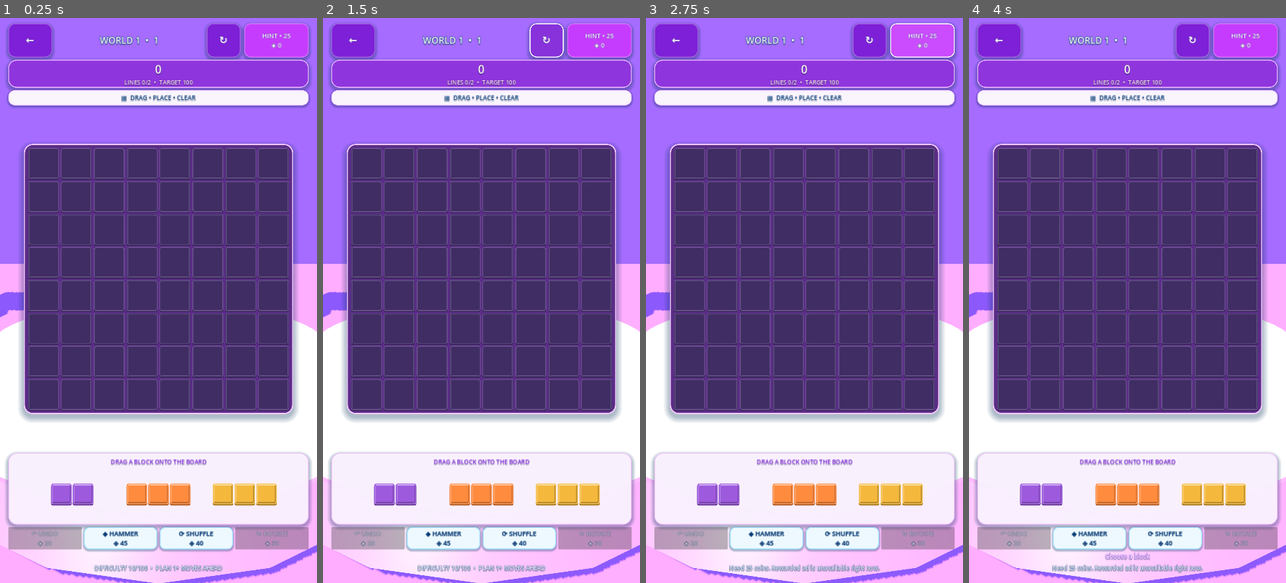
Above: before the commit, frames 1-4 (left to right).
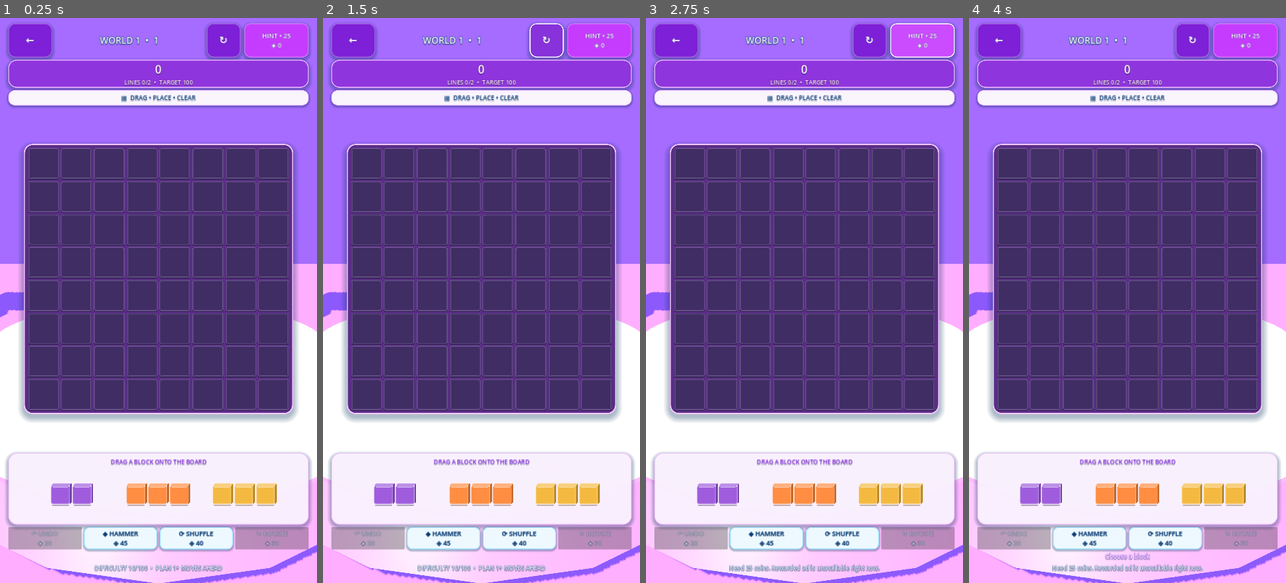
Above: after the commit, the same moments.

Repository: eghosa001/unjam
Game: Godot game, scene res://scenes/BlockPuzzle.tscn
Two runs of this game, one before a commit and one after it. Both use one fixed random seed, a clock stepped at 60 frames per second and the inputs below. This scene is started directly instead of the project's main scene.
Inputs (mouse positions are in pixels of both pictures, inside the frame that each line leads up to):
- Up to frame 1 (0.25 s): no input
- Up to frame 2 (1.5 s): click "←" at 0.5 s; click "↻" at 1.25 s
- Up to frame 3 (2.75 s): click "HINT • 25 ◈ 0" at 2 s
- Up to frame 4 (4 s): click (1013, 164) at 2.77 s; click (1045, 164) at 3.52 s

The runs differ from the first frame. In frame 1, 0.7% of the frame differs, in the area x 16-88%, y 82-87%; in frame 2, 0.7%; in frame 3, 0.7%; in frame 4, 0.7%.

Commit message:
Fix duplicate Block Puzzle tray brick rendering

Diff:
--- a/scripts/ui/block_piece_button.gd
+++ b/scripts/ui/block_piece_button.gd
@@ -18,7 +18,7 @@
 var touch_preview: Control
 
 func configure(value: Array, is_selected: bool, color := Color("4f7cff"), index: int = -1) -> void:
-	shape = value.duplicate(true)
+	shape = _sanitize_shape(value)
 	selected = is_selected
 	used = shape.is_empty()
 	accent = color
@@ -27,6 +27,7 @@
 	focus_mode = Control.FOCUS_NONE
 	disabled = used
 	flat = true
+	clip_contents = false
 	mouse_default_cursor_shape = Control.CURSOR_DRAG if not used else Control.CURSOR_ARROW
 	target_scale = Vector2(1.08, 1.08) if selected else Vector2.ONE
 	_update_style()
@@ -79,6 +80,17 @@
 	var drag_piece_index := piece_index if piece_index >= 0 else get_index()
 	return {"kind": "block_piece", "piece_index": drag_piece_index, "shape": shape.duplicate(true), "accent": accent}
 
+func _board_cell_visual_size(game: Node) -> float:
+	if game == null:
+		return 0.0
+	var cells := _cell_buttons(game)
+	if cells.is_empty():
+		return 0.0
+	var first := cells[0] as Control
+	if first == null or not is_instance_valid(first):
+		return 0.0
+	return minf(first.size.x, first.size.y)
+
 func _make_drag_preview() -> Control:
 	var wrapper := Control.new()
 	wrapper.custom_minimum_size = Vector2(380, 380)
@@ -87,7 +99,7 @@
 	wrapper.position = Vector2(-190, -315)
 	var preview := DragPreview.new()
 	preview.position = Vector2(10, 10)
-	preview.configure(shape, accent)
+	preview.configure(shape, accent, _board_cell_visual_size(_game()))
 	wrapper.add_child(preview)
 	return wrapper
 
@@ -108,7 +120,7 @@
 		return
 	if touch_preview == null or not is_instance_valid(touch_preview):
 		touch_preview = DragPreview.new()
-		touch_preview.configure(shape, accent)
+		touch_preview.configure(shape, accent, _board_cell_visual_size(game))
 		touch_preview.mouse_filter = Control.MOUSE_FILTER_IGNORE
 		touch_preview.z_index = 950
 		var layer = game.get("effects_layer")
@@ -144,15 +156,21 @@
 	if touch_preview == null or not is_instance_valid(touch_preview):
 		touch_preview = null
 		return
+	var preview := touch_preview
+	touch_preview = null
 	if immediate:
-		touch_preview.queue_free()
+		# Floating previews live in the game effects layer, not under the tray button.
+		# Detach synchronously so a tray refresh can never leave one drawable frame
+		# of the old piece behind beside the newly rendered piece.
+		var parent := preview.get_parent()
+		if parent != null:
+			parent.remove_child(preview)
+		preview.queue_free()
 	else:
-		var preview := touch_preview
 		var tween := preview.create_tween().set_trans(Tween.TRANS_BACK).set_ease(Tween.EASE_IN)
 		tween.tween_property(preview, "scale", preview.scale * 0.82, 0.08)
 		tween.parallel().tween_property(preview, "modulate:a", 0.0, 0.10)
 		tween.finished.connect(preview.queue_free)
-	touch_preview = null
 
 func _end_drag_feedback(hide_preview := true) -> void:
 	if hide_preview:
@@ -213,8 +231,27 @@
 func _notification(what: int) -> void:
 	if what == NOTIFICATION_DRAG_END:
 		_clear_touch_footprint()
-		_hide_touch_preview()
+		_hide_touch_preview(true)
 		_end_drag_feedback(false)
+
+func dispose_visuals() -> void:
+	# Called by the tray owner before a control is replaced/reconfigured. Keep
+	# external preview nodes and board-footprint highlights from becoming orphans.
+	_clear_touch_footprint()
+	var game := _game()
+	if game != null and game.has_method("clear_touch_drag"):
+		game.call("clear_touch_drag", self)
+	touch_drag_started = false
+	dragging = false
+	_hide_touch_preview(true)
+	modulate = Color.WHITE
+	scale = Vector2.ONE
+	rotation = 0.0
+
+func _exit_tree() -> void:
+	# touch_preview is parented to effects_layer, so normal child cleanup would
+	# not remove it when this tray button leaves the tree.
+	_hide_touch_preview(true)
 
 func _game() -> Node:
 	var node: Node = self
@@ -397,13 +434,56 @@
 		draw_arc(size * 0.5, maxf(total.x, total.y) * 0.60, 0.0, TAU, 32, Color(accent.lightened(0.38), 0.20 + pulse * 0.18), 3.0, true)
 
 func _draw_block(rect: Rect2, fill: Color) -> void:
-	var dark := fill.darkened(0.28)
-	draw_style_box(_style(dark, Color.TRANSPARENT, 0, 6), Rect2(rect.position + Vector2(0, 5), rect.size))
-	draw_style_box(_style(fill, fill.lightened(0.24), 2, 6), rect)
-	draw_line(rect.position + Vector2(6, 5), Vector2(rect.end.x - 6, rect.position.y + 5), Color(fill.lightened(0.54), 0.98), 3.0, true)
-	draw_line(rect.position + Vector2(5, 7), Vector2(rect.position.x + 5, rect.end.y - 7), Color(fill.lightened(0.30), 0.80), 2.0, true)
-	draw_line(Vector2(rect.position.x + 6, rect.end.y - 5), rect.end - Vector2(6, 5), Color(dark, 0.95), 3.0, true)
-	draw_line(Vector2(rect.end.x - 5, rect.position.y + 7), rect.end - Vector2(5, 7), Color(dark, 0.82), 2.0, true)
+	# Use real top/right extrusion instead of a second full-size dark rectangle.
+	# The old offset shadow could read as a duplicate brick in the piece tray.
+	var depth := clampf(rect.size.x * 0.10, 3.0, 7.0)
+	var front := Rect2(rect.position + Vector2(0.0, depth), rect.size - Vector2(depth, depth))
+	var bottom_shadow := Rect2(
+		Vector2(front.position.x + 3.0, front.end.y + 1.0),
+		Vector2(maxf(2.0, front.size.x - 4.0), maxf(3.0, depth * 0.65))
+	)
+	draw_style_box(_style(Color(fill.darkened(0.52), 0.42), Color.TRANSPARENT, 0, 4), bottom_shadow)
+	var top_face := PackedVector2Array([
+		front.position,
+		front.position + Vector2(depth, -depth),
+		Vector2(front.end.x + depth, front.position.y - depth),
+		Vector2(front.end.x, front.position.y)
+	])
+	var right_face := PackedVector2Array([
+		Vector2(front.end.x, front.position.y),
+		Vector2(front.end.x + depth, front.position.y - depth),
+		Vector2(front.end.x + depth, front.end.y - depth),
+		Vector2(front.end.x, front.end.y)
+	])
+	draw_colored_polygon(top_face, fill.lightened(0.34))
+	draw_colored_polygon(right_face, fill.darkened(0.24))
+	draw_style_box(_style(fill, fill.lightened(0.28), 2, 6), front)
+	var inner := front.grow(-3.0)
+	draw_style_box(_style(Color(fill.lightened(0.10), 0.20), Color(1, 1, 1, 0.08), 1, 4), inner)
+	draw_line(front.position + Vector2(6, 5), Vector2(front.end.x - 6, front.position.y + 5), Color(fill.lightened(0.54), 0.92), 2.4, true)
+
+func _sanitize_shape(value: Array) -> Array:
+	var unique := {}
+	var points: Array[Vector2i] = []
+	var min_x := 999
+	var min_y := 999
+	for raw in value:
+		var point := _as_point(raw)
+		if point.x < 0 or point.y < 0:
+			continue
+		var key := "%d:%d" % [point.x, point.y]
+		if unique.has(key):
+			continue
+		unique[key] = true
+		points.append(point)
+		min_x = mini(min_x, point.x)
+		min_y = mini(min_y, point.y)
+	if points.is_empty():
+		return []
+	var normalized: Array = []
+	for point in points:
+		normalized.append(Vector2i(point.x - min_x, point.y - min_y))
+	return normalized
 
 func _as_point(raw: Variant) -> Vector2i:
 	if raw is Vector2i:
